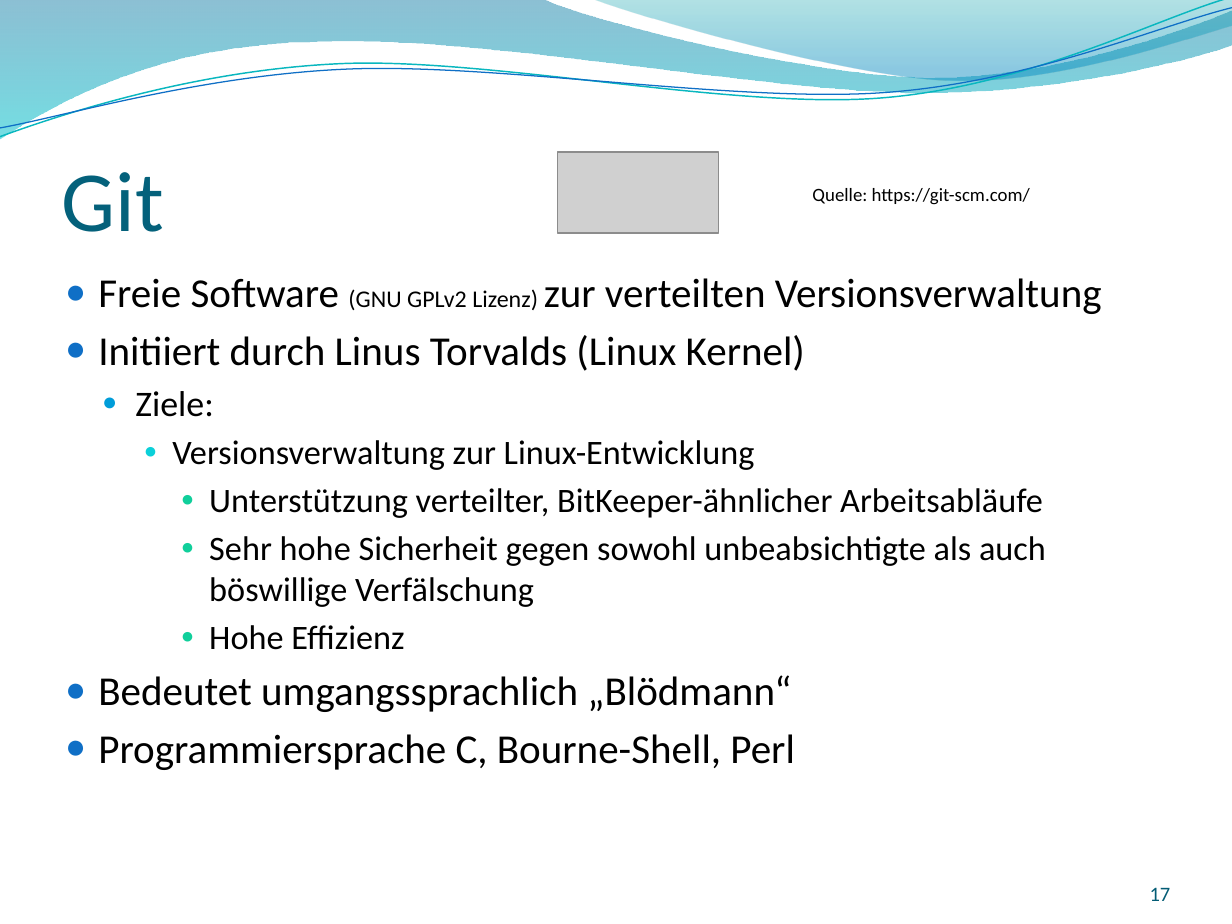
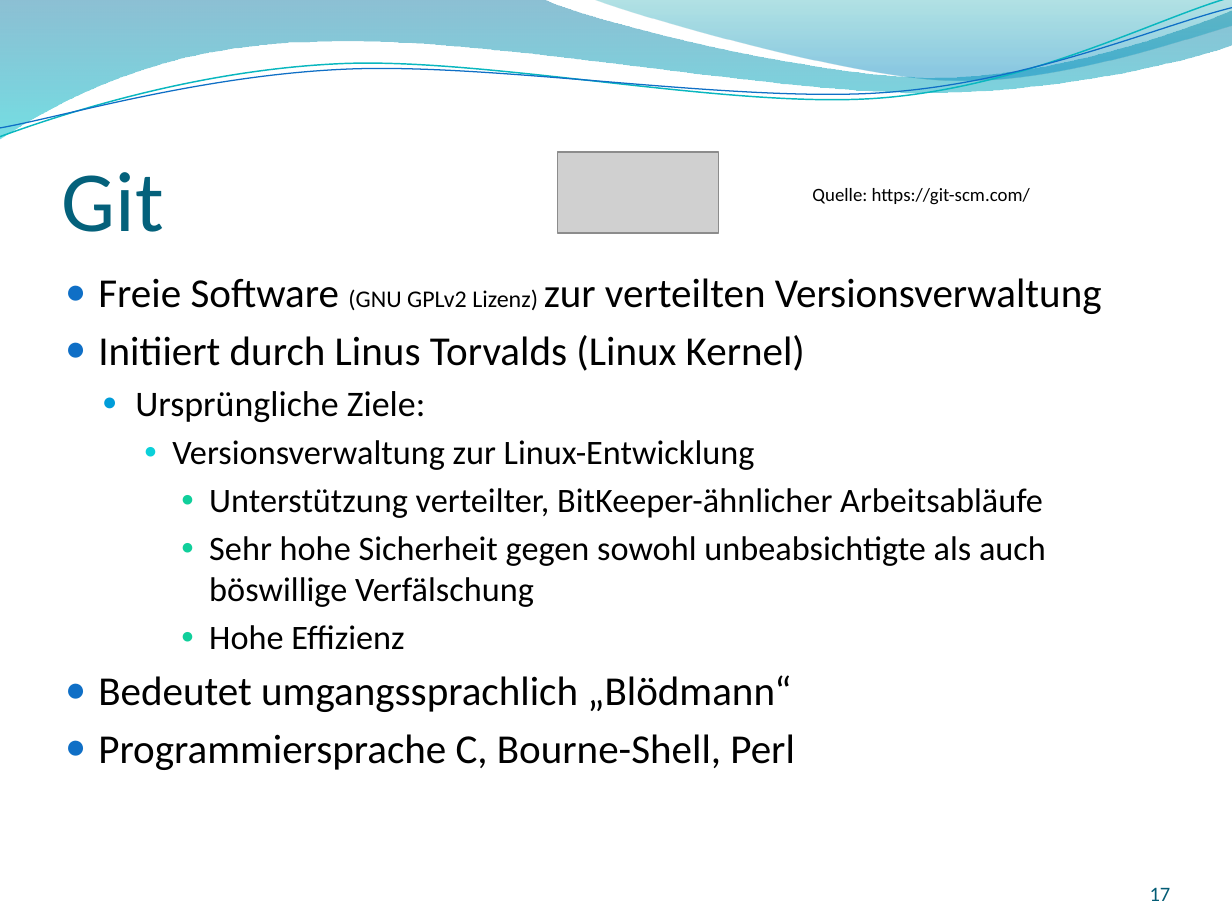
Before and after one commit to GitTyCat42/GITVortrag, a slide deck: slide 17 of SS2017_Git_2017-04-27_Nina-Stodolka_Johannes-Struzek.pptx. Drawn at 1232x924 pixels with LibreOffice and Linux fonts; fonts in the diff are those of the drawing; grey boxes stand for pictures; background and template pictures are left out. Boxes give left, top, right and bottom in pixels: in the first picture for what was removed or moved away, otherwise in the second. Text is boxed around its words. In the diff, an @@ line names an element or a change of style, - is before the commit and + after.

```diff
--- a/SS2017_Git_2017-04-27_Nina-Stodolka_Johannes-Struzek.pptx
+++ b/SS2017_Git_2017-04-27_Nina-Stodolka_Johannes-Struzek.pptx
@@ text at (135, 391, 426, 422): text changed @@
-    ● Ziele:
+    ● Ursprüngliche Ziele:
```
Also in this commit, not shown: 16 other slides changed.
